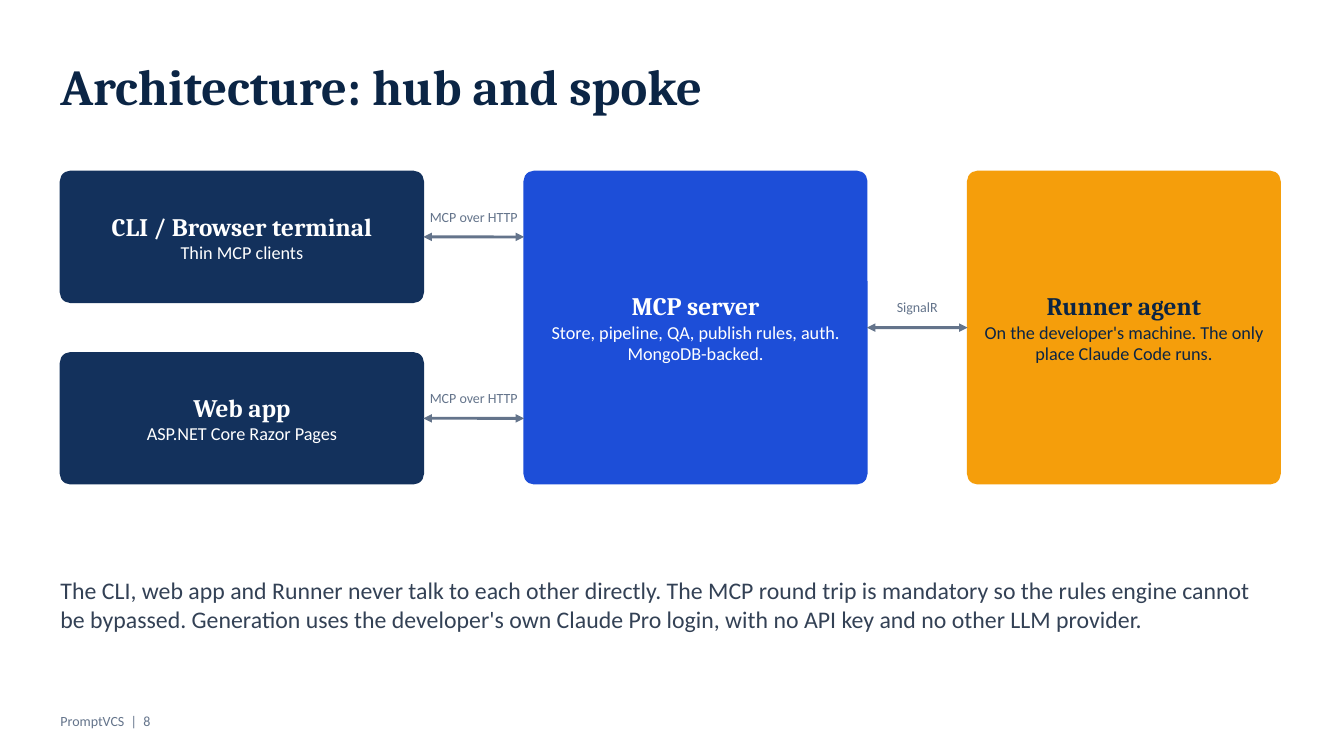
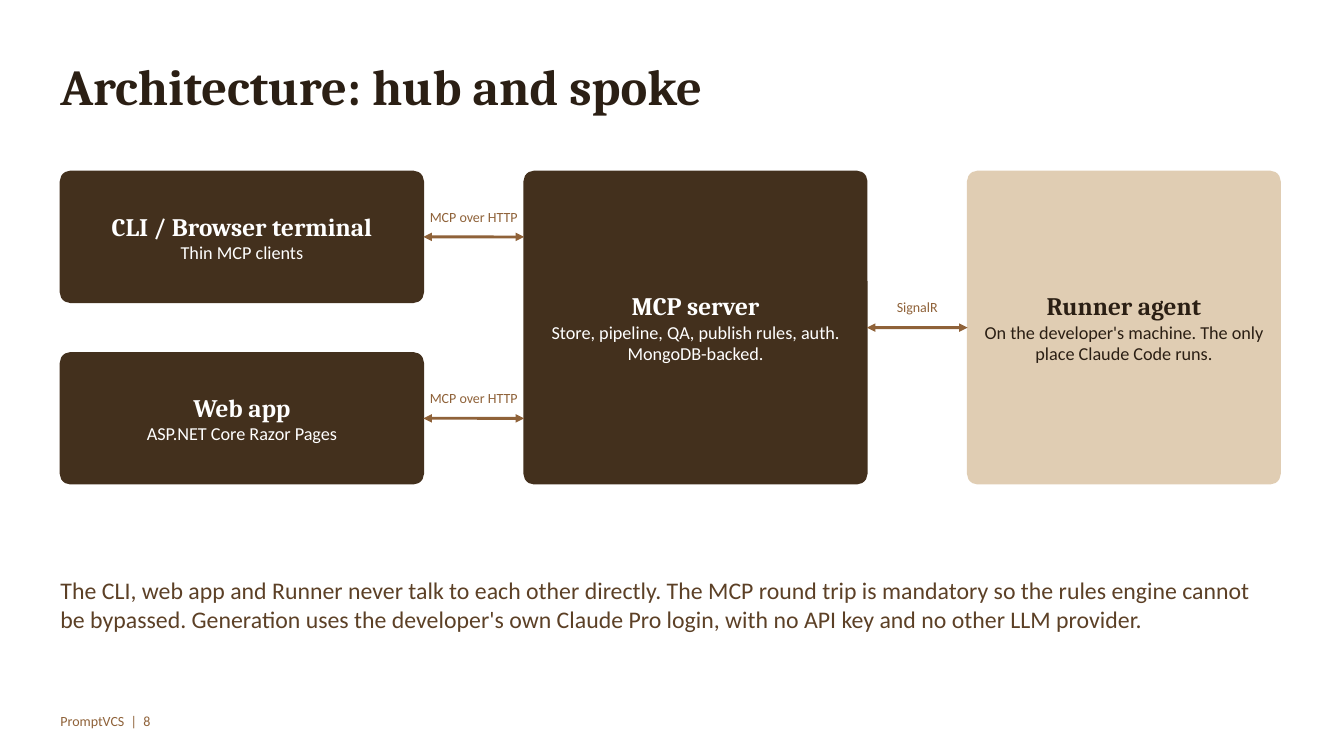
Before and after one commit to SahilHanda300/prompt-vcs, a slide deck: slide 8 of docs/PromptVCS-Presentation.pptx. Drawn at 1344x756 pixels with LibreOffice and Linux fonts; fonts in the diff are those of the drawing. Boxes give left, top, right and bottom in pixels: in the first picture for what was removed or moved away, otherwise in the second. Text is boxed around its words. In the diff, an @@ line names an element or a change of style, - is before the commit and + after.

```diff
--- a/docs/PromptVCS-Presentation.pptx
+++ b/docs/PromptVCS-Presentation.pptx
@@ text "Architecture: hub and spoke" at <box>60,70,702,116</box>: text colour #0B2545 to #2B1F14 @@
@@ rounded rectangle at <box>60,171,423,302</box>: fill #13315C to #43301D; outline #13315C 1 pt to #43301D 1 pt @@
@@ rounded rectangle at <box>524,171,867,484</box>: fill #1D4ED8 to #43301D; outline #1D4ED8 1 pt to #43301D 1 pt @@
@@ text "Runner agent" at <box>985,298,1263,363</box>: text colour #0B2545 to #2B1F14 @@
@@ rounded rectangle at <box>968,171,1280,484</box>: fill #F59E0B to #E0CDB3; outline #F59E0B 1 pt to #E0CDB3 1 pt @@
@@ double arrow (423, 237) - (524, 237): stroke #64748B 2 pt to #8F6239 2 pt @@
@@ text colour #64748B to #8F6239 in 4 elements at <box>60,716,150,729</box>, <box>430,213,518,222</box>, <box>430,394,518,403</box>, <box>897,302,938,315</box> @@
@@ double arrow (867, 328) - (968, 328): stroke #64748B 2 pt to #8F6239 2 pt @@
@@ rounded rectangle at <box>60,353,423,484</box>: fill #13315C to #43301D; outline #13315C 1 pt to #43301D 1 pt @@
@@ double arrow (423, 418) - (524, 418): stroke #64748B 2 pt to #8F6239 2 pt @@
@@ text "The CLI, web app and ..." at <box>60,582,1249,632</box>: text colour #334155 to #5C4026 @@
```
Also in this commit, not shown: 21 other slides changed, 1 slide added, 3 other files.
